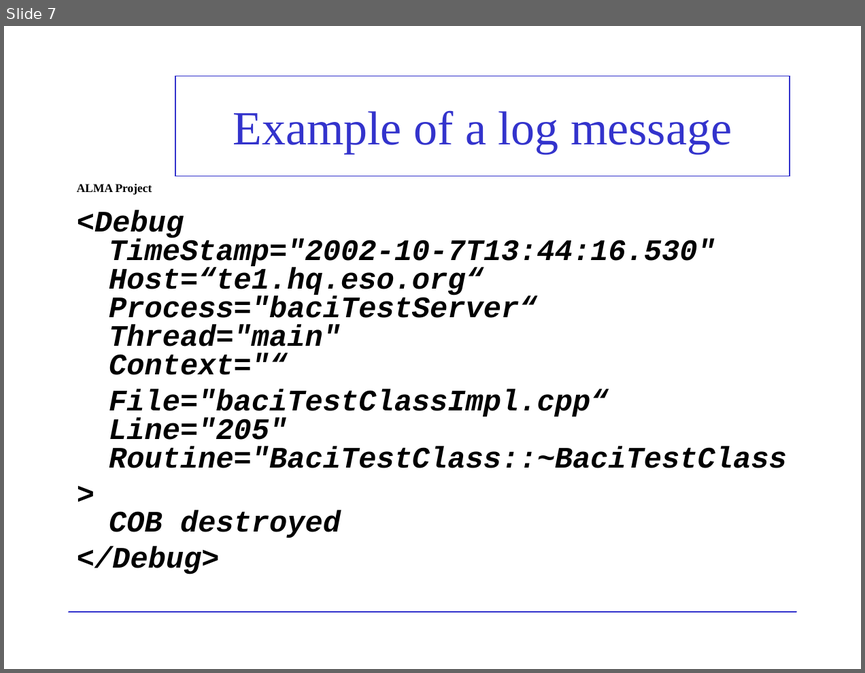
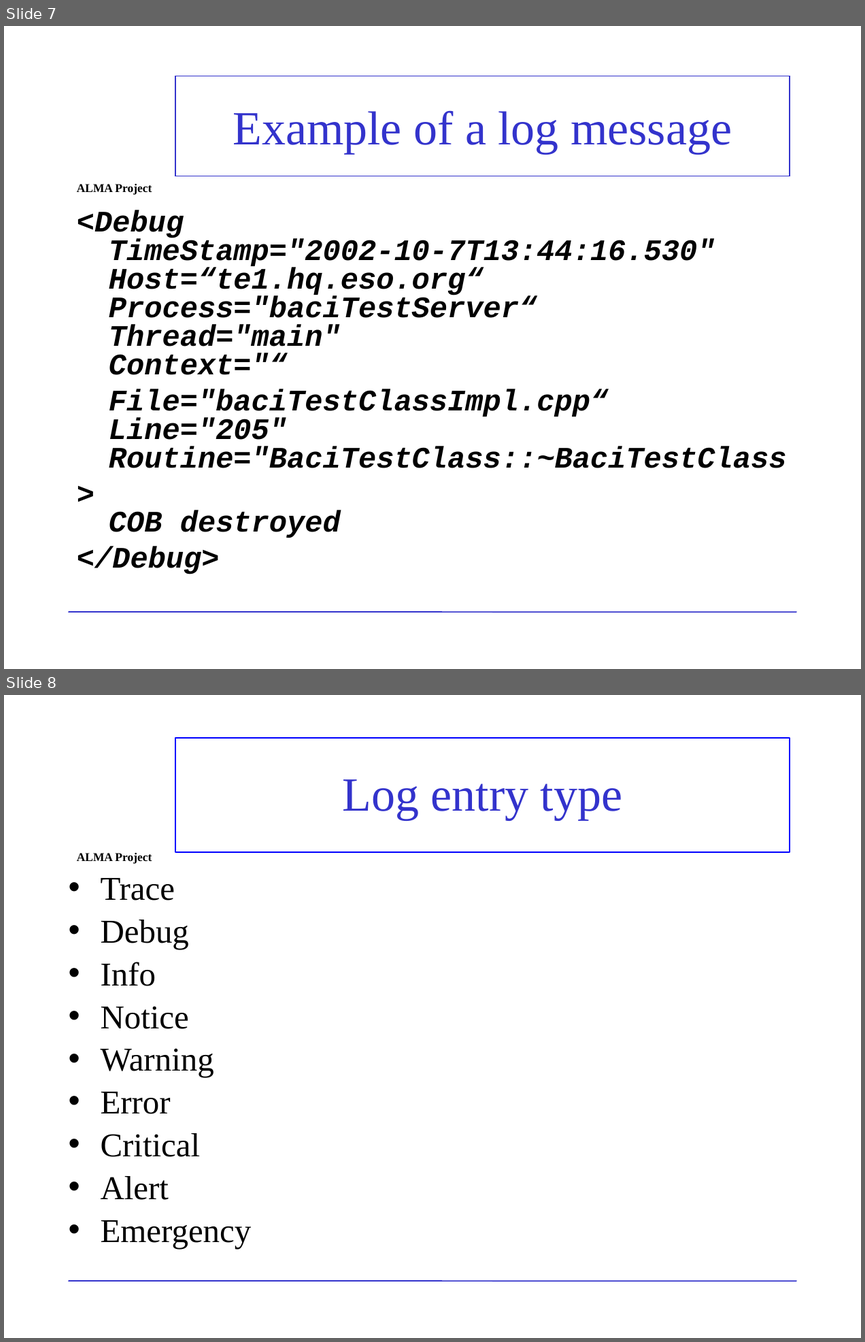
Before and after one commit to ACS-Community/ACS, a slide deck: Documents/ACS-Course/ACSCourse-ACSLoggingSystem.ppt. Shown one above the other, each under a label of ours: slide 7 before the commit, slides 7 and 8 after it. The pictures are 865x673 and 865x1342 pixels, drawn with LibreOffice and Linux fonts; fonts in the diff are those of the drawing; background and template pictures are left out. Boxes give left, top, right and bottom in pixels: in the first picture for what was removed or moved away, otherwise in the second. Text is boxed around its words. In the diff, an @@ line names an element or a change of style, - is before the commit and + after.

```diff
--- a/Documents/ACS-Course/ACSCourse-ACSLoggingSystem.ppt
+++ b/Documents/ACS-Course/ACSCourse-ACSLoggingSystem.ppt
@@ slide 8 added at (4, 695, 861, 1338), background picture (left out); not listed: 2 template elements that a slide beside it also shows @@
@@ title added at (175, 738, 789, 853), outline #0000FF 0.99 pt, 40 pt, text #3333CC @@
+Log entry type
@@ text added at (101, 878, 252, 1248), 28 pt, text #000000 @@
+• Trace
+• Debug
+• Info
+• Notice
+• Warning
+• Error
+• Critical
+• Alert
+• Emergency
@@ page number added at (618, 1280, 797, 1323), 14 pt, text #FFFFFF @@
+8
```
Also in this commit, not shown: 8 other slides changed, 1 other slide added, 1 slide removed.
